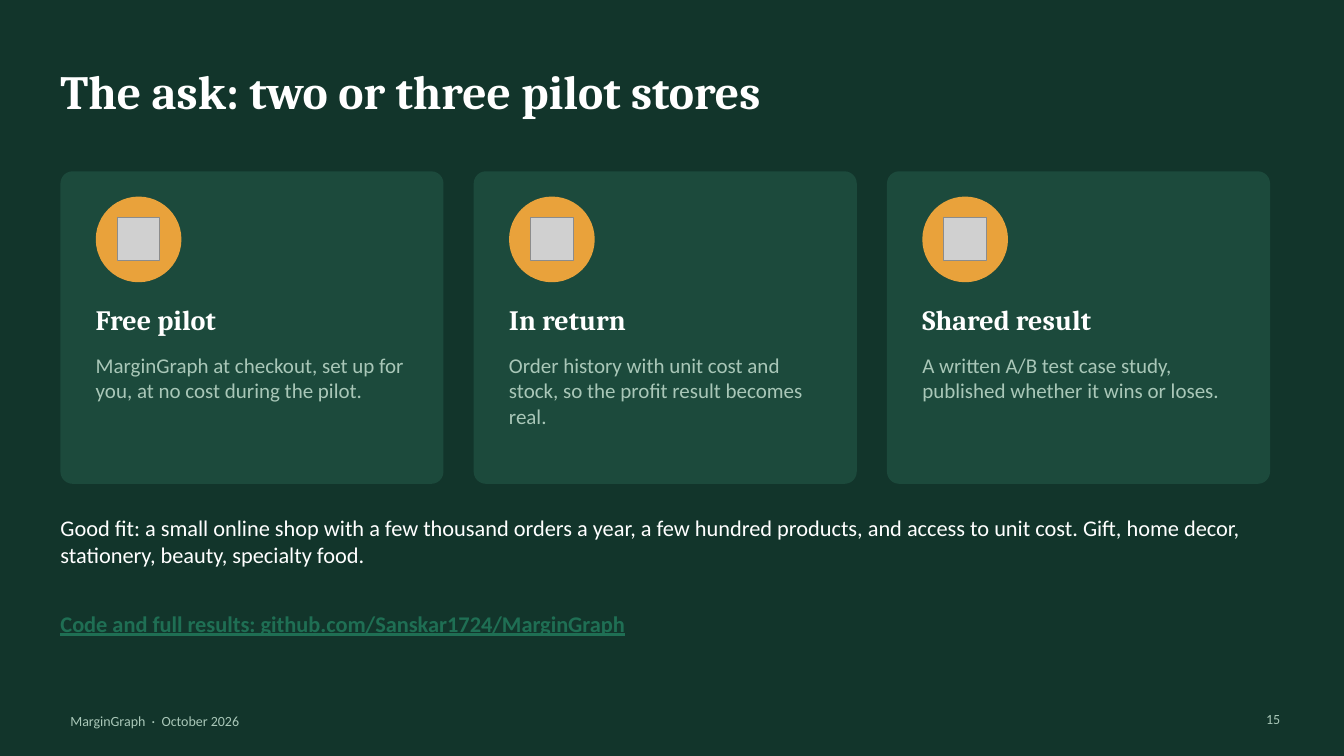
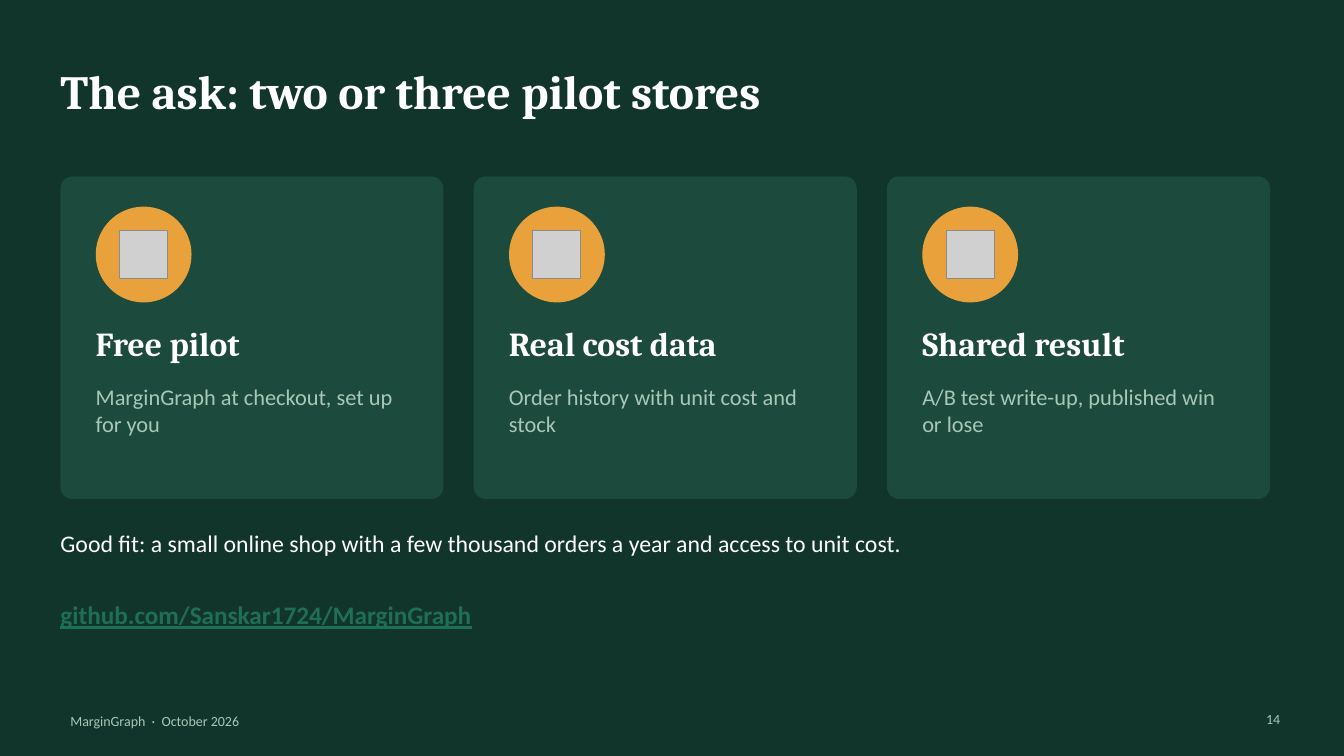
Before and after one commit to Sanskar1724/MarginGraph, a slide deck: slide 14 of docs/deck/MarginGraph_pitch_deck.pptx (slide 15 before the commit). Drawn at 1344x756 pixels with LibreOffice and Linux fonts; fonts in the diff are those of the drawing; grey boxes stand for pictures. Boxes give left, top, right and bottom in pixels: in the first picture for what was removed or moved away, otherwise in the second. Text is boxed around its words. In the diff, an @@ line names an element or a change of style, - is before the commit and + after.

Commit message:
Deck: rebuild as a 14-slide visual deck with the five-dataset, Instacart-fix, store-simulation and Ta Feng cost results

```diff
--- a/docs/deck/MarginGraph_pitch_deck.pptx
+++ b/docs/deck/MarginGraph_pitch_deck.pptx
@@ rounded rectangle: place and size @@
-rounded rectangle at [60, 171, 444, 484]
+rounded rectangle at [60, 176, 444, 499]
@@ rounded rectangle: place and size @@
-rounded rectangle at [474, 171, 857, 484]
+rounded rectangle at [474, 176, 857, 499]
@@ proportions changed in 3 elements at [60, 176, 444, 499], [474, 176, 857, 499], [887, 176, 1270, 499] @@
@@ rounded rectangle: place and size @@
-rounded rectangle at [887, 171, 1270, 484]
+rounded rectangle at [887, 176, 1270, 499]
@@ ellipse: place and size @@
-ellipse at [96, 197, 181, 282]
+ellipse at [96, 207, 192, 302]
@@ ellipse: place and size @@
-ellipse at [509, 197, 595, 282]
+ellipse at [509, 207, 605, 302]
@@ ellipse: place and size @@
-ellipse at [923, 197, 1008, 282]
+ellipse at [923, 207, 1018, 302]
@@ picture: place and size @@
-picture at [117, 218, 159, 260]
+picture at [120, 231, 167, 278]
@@ picture: place and size @@
-picture at [530, 218, 573, 260]
+picture at [533, 231, 581, 278]
@@ picture: place and size @@
-picture at [944, 218, 986, 260]
+picture at [947, 231, 994, 278]
@@ text "Free pilot": place and size @@
-text "Free pilot" at [96, 310, 215, 336]
+text "Free pilot" at [96, 332, 240, 363]
@@ text "Free pilot" at [96, 332, 240, 363]: size 20 to 24 pt @@
@@ text "Shared result" at [922, 332, 1124, 357]: size 20 to 24 pt @@
@@ text "Shared result": place and size @@
-text "Shared result" at [922, 310, 1091, 331]
+text "Shared result" at [922, 332, 1124, 357]
@@ text at [509, 332, 717, 357]: text changed; size 20 to 24 pt @@
-In return
+Real cost data
@@ text at [96, 389, 392, 436]: text changed; size 15 to 16 pt @@
-MarginGraph at checkout, set up for you, at no cost during the pilot.
+MarginGraph at checkout, set up for you
@@ text at [509, 389, 797, 432]: text changed; size 15 to 16 pt @@
-Order history with unit cost and stock, so the profit result becomes real.
+Order history with unit cost and stock
@@ text at [922, 389, 1215, 432]: text changed; size 15 to 16 pt @@
-A written A/B test case study, published whether it wins or loses.
+A/B test write-up, published win or lose
@@ text at [60, 535, 901, 556]: text changed; size 16 to 17 pt @@
-Good fit: a small online shop with a few thousand orders a year, a few hundred products, and access to unit cost. Gift, home decor, stationery, beauty, specialty food.
+Good fit: a small online shop with a few thousand orders a year and access to unit cost.
@@ text at [60, 607, 471, 629]: text changed; size 16 to 18 pt @@
-Code and full results: github.com/Sanskar1724/MarginGraph
+github.com/Sanskar1724/MarginGraph
@@ page number at [1266, 715, 1280, 724]: text changed @@
-15
+14
```
Also in this commit, not shown: 8 other slides changed, 5 slides added, 6 slides removed, 2 other files.
